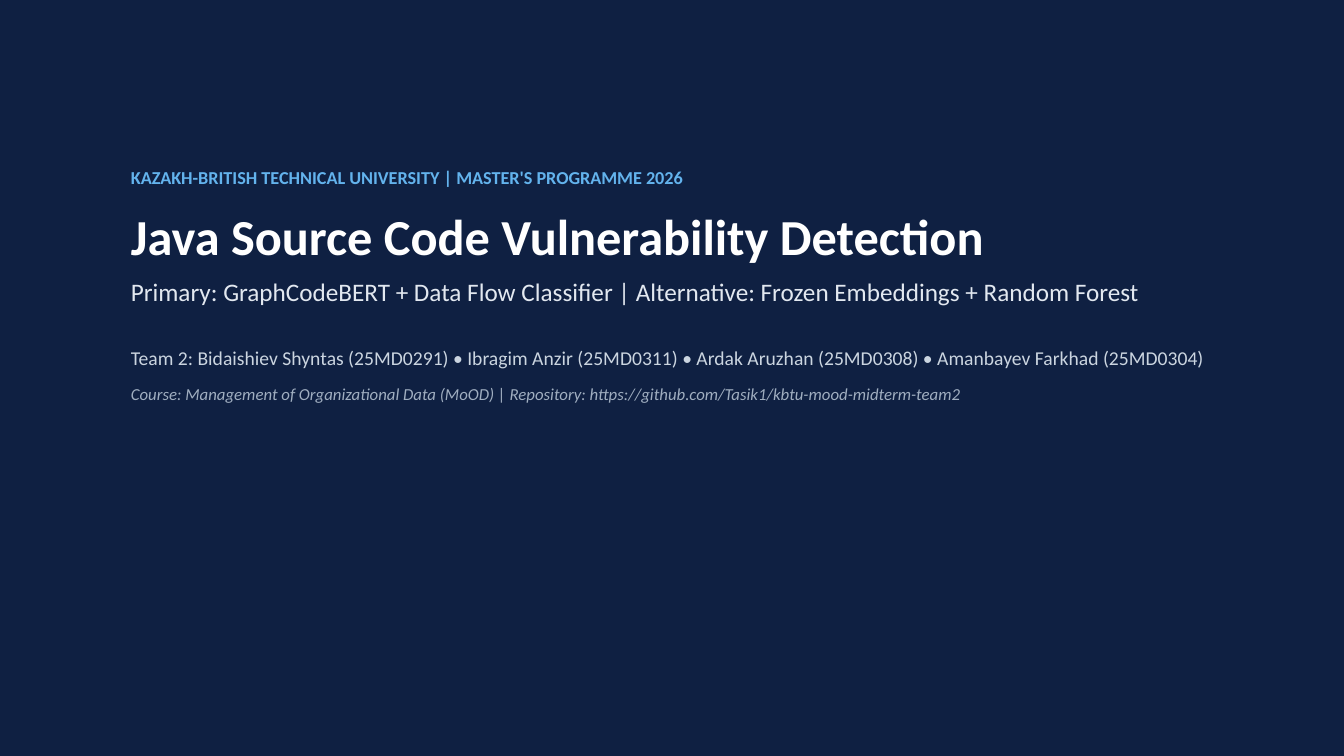
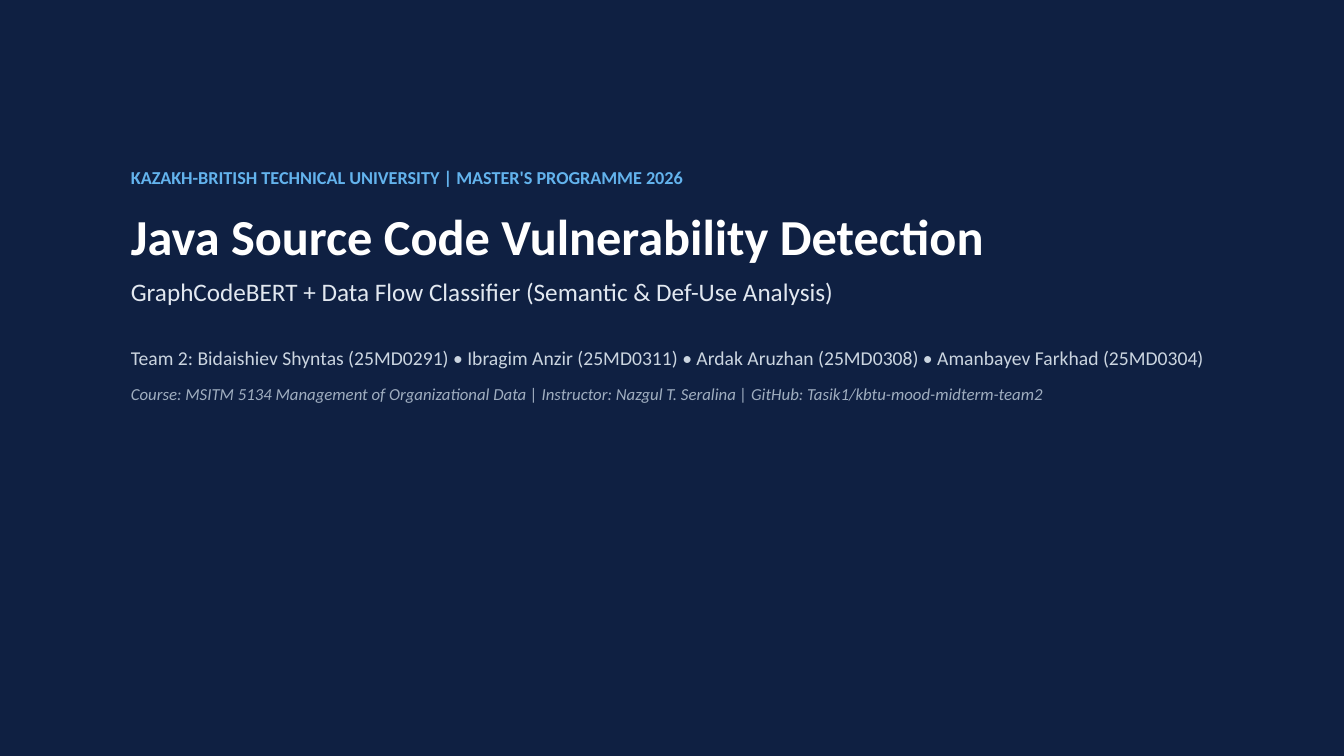
Before and after one commit to Tasik1/kbtu-mood-midterm-team2, a slide deck: slide 1 of docs/Midterm_Presentation_Team2.pptx. Drawn at 1344x756 pixels with LibreOffice and Linux fonts; fonts in the diff are those of the drawing. Boxes give left, top, right and bottom in pixels: in the first picture for what was removed or moved away, otherwise in the second. Text is boxed around its words. In the diff, an @@ line names an element or a change of style, - is before the commit and + after.

Commit message:
Align with Laboratory Work Report Template, remove alternative method, add technical problem evidence and screenshots

```diff
--- a/docs/Midterm_Presentation_Team2.pptx
+++ b/docs/Midterm_Presentation_Team2.pptx
@@ text at [131,283,833,305]: text changed @@
-Primary: GraphCodeBERT + Data Flow Classifier | Alternative: Frozen Embeddings + Random Forest
+GraphCodeBERT + Data Flow Classifier (Semantic & Def-Use Analysis)
@@ text at [131,388,1042,403]: text changed @@
-Course: Management of Organizational Data (MoOD) | Repository: https://github.com/Tasik1/kbtu-mood-midterm-team2
+Course: MSITM 5134 Management of Organizational Data | Instructor: Nazgul T. Seralina | GitHub: Tasik1/kbtu-mood-midterm-team2
```
Also in this commit, not shown: 6 other slides changed, 1 slide added, 1 slide removed, 24 other files.
